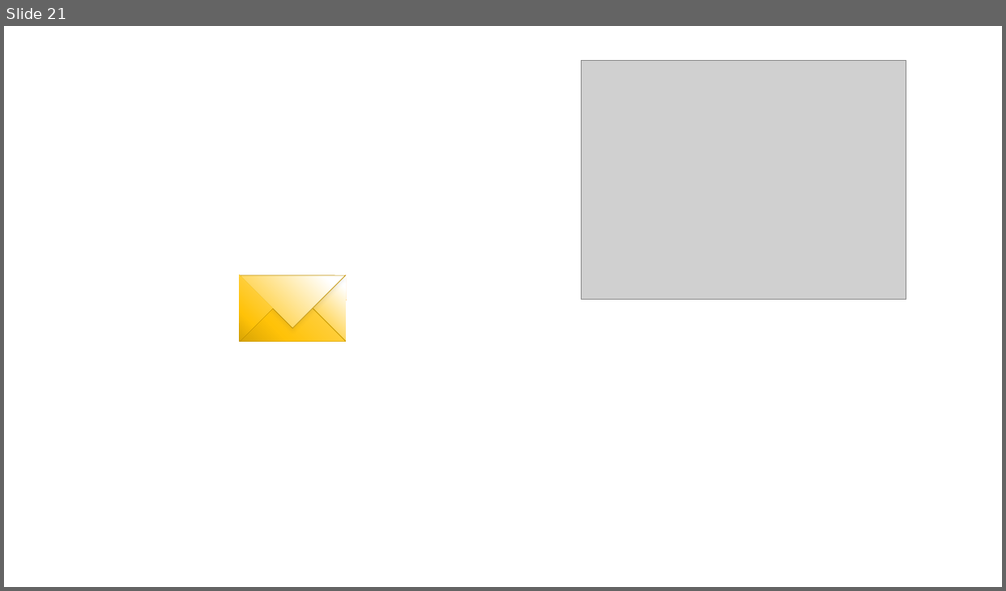
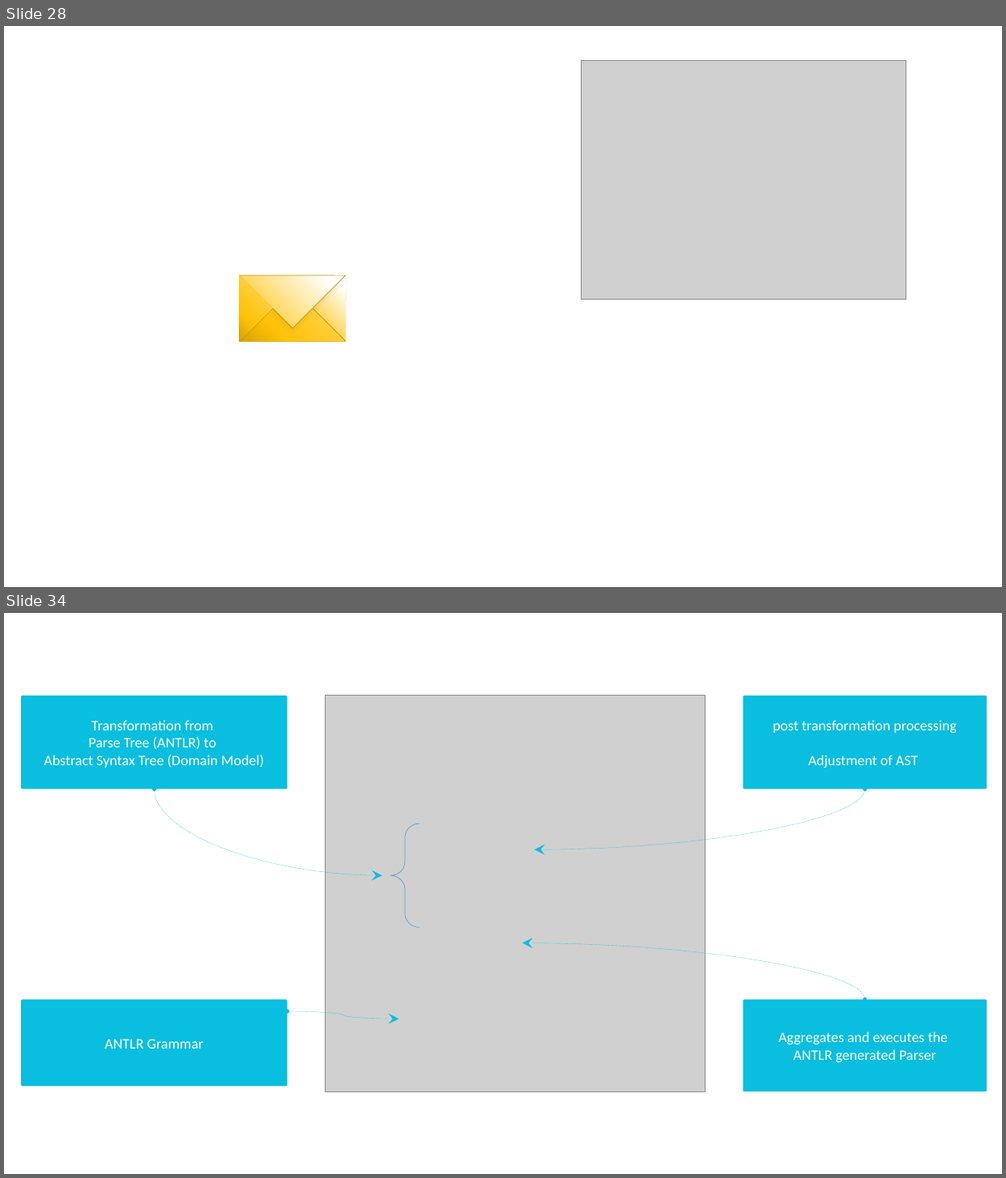
Before and after one commit to openvalidation/openvalidation, a slide deck: docs/ci/Architecture.pptx. Shown one above the other, each under a label of ours: slide 21 before the commit, slides 28 and 34 after it; the slides between them are not shown. The pictures are 1006x591 and 1006x1178 pixels, drawn with LibreOffice and Linux fonts; fonts in the diff are those of the drawing; grey boxes stand for pictures. Boxes give left, top, right and bottom in pixels: in the first picture for what was removed or moved away, otherwise in the second. Text is boxed around its words. In the diff, an @@ line names an element or a change of style, - is before the commit and + after.

```diff
--- a/docs/ci/Architecture.pptx
+++ b/docs/ci/Architecture.pptx
@@ slide 34 added at box(4, 613, 1002, 1174), background #FFFFFF @@
@@ rounded rectangle added at box(21, 696, 288, 789), fill #09BEDF, 14 pt, text #FFFFFF @@
+Transformation from
+Parse Tree (ANTLR) to
+Abstract Syntax Tree (Domain Model)
@@ picture added at box(325, 696, 705, 1092) @@
@@ rounded rectangle added at box(743, 696, 987, 789), fill #09BEDF, 14 pt, text #FFFFFF @@
+post transformation processing
+Adjustment of AST
@@ curved double arrow added from (155, 789) to (382, 875), #09BEDF 0.25 pt dashed @@
@@ curved double arrow added from (865, 789) to (535, 850), #09BEDF 0.25 pt dashed @@
@@ left brace added at box(390, 824, 420, 928), outline #5B9BD5 0.5 pt @@
@@ curved double arrow added from (865, 1000) to (522, 943), #09BEDF 0.25 pt dashed @@
@@ rounded rectangle added at box(21, 1000, 288, 1087), fill #09BEDF, 14 pt, text #FFFFFF @@
+ANTLR Grammar
@@ rounded rectangle added at box(743, 1000, 987, 1093), fill #09BEDF, 14 pt, text #FFFFFF @@
+Aggregates and executes the
+ANTLR generated Parser
@@ curved double arrow added from (287, 1012) to (399, 1019), #09BEDF 0.25 pt dashed @@
@@ what was slide 21 is now slide 28 @@
```
Also in this commit, not shown: 17 other slides added, 1 other file.
